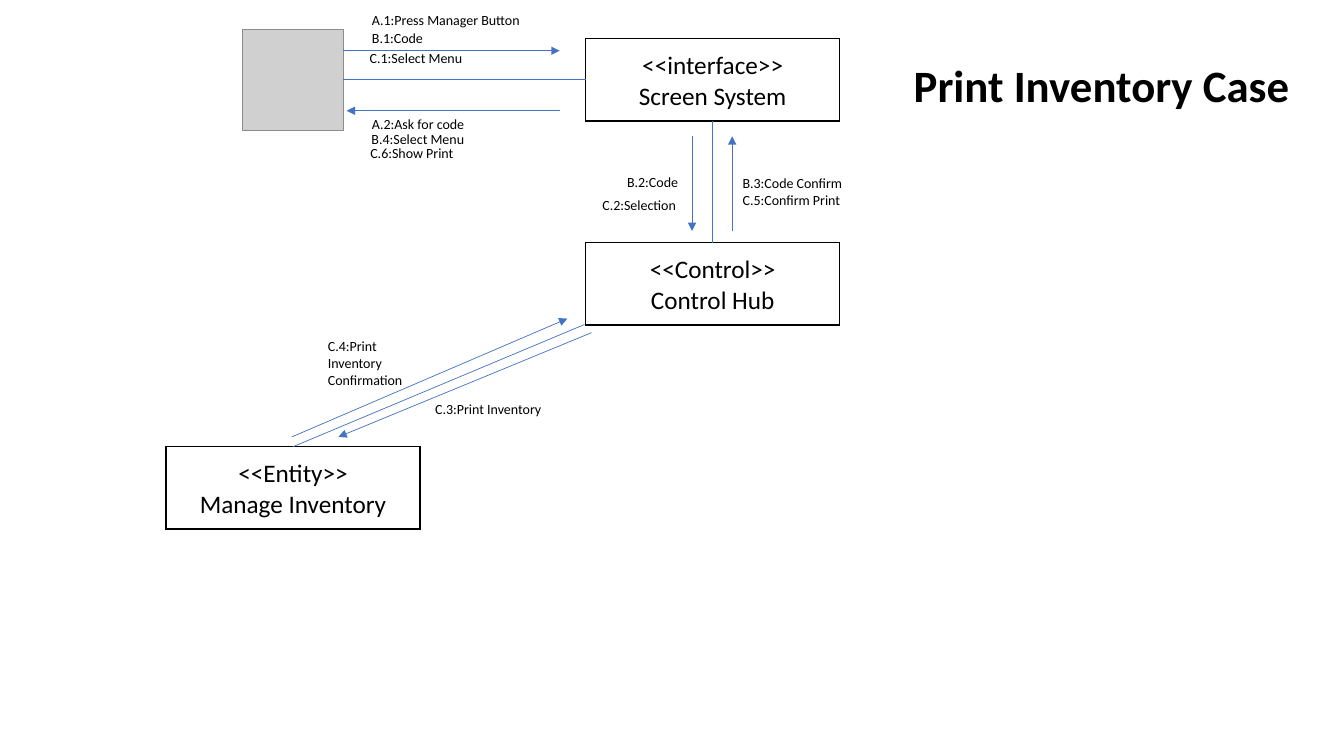
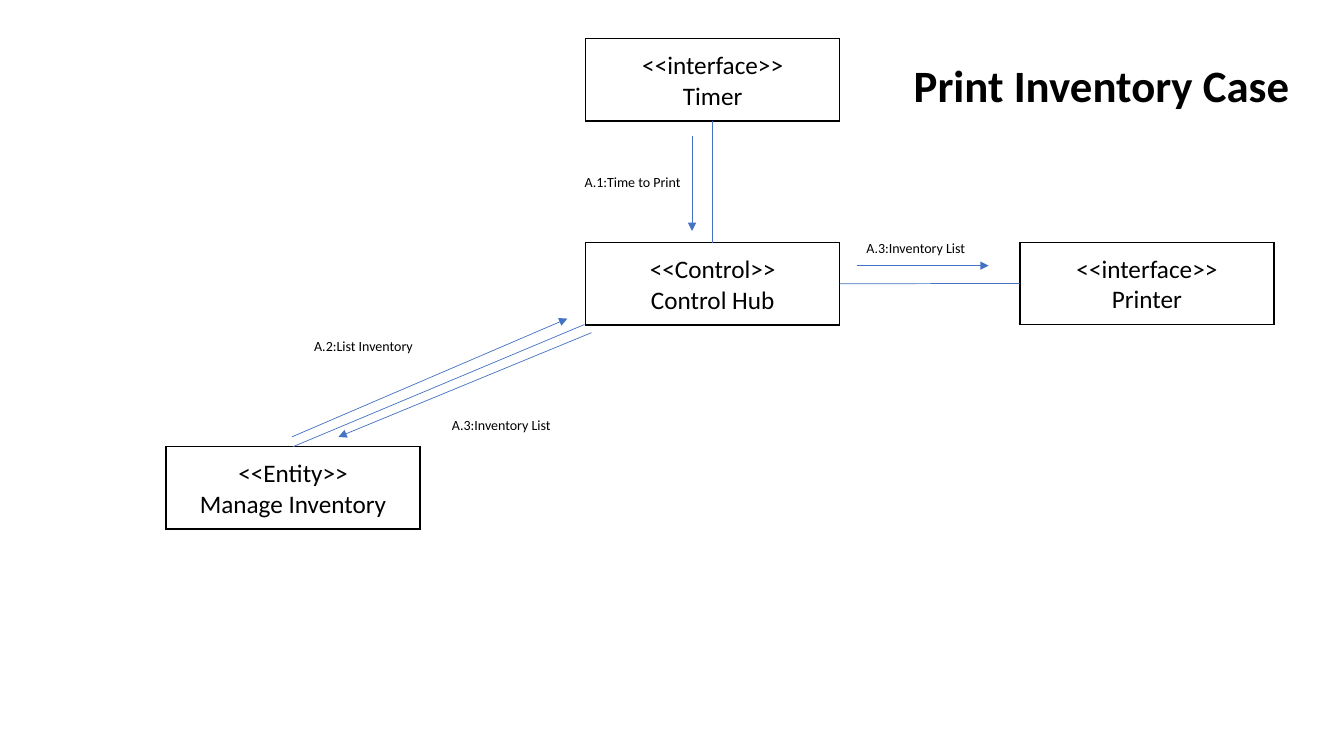
Before and after one commit to maw79/ExcServer, a slide deck: slide 6 of CSENG_PPT.pptx. Drawn at 1344x756 pixels with LibreOffice and Linux fonts; fonts in the diff are those of the drawing; grey boxes stand for pictures. Boxes give left, top, right and bottom in pixels: in the first picture for what was removed or moved away, otherwise in the second. Text is boxed around its words. In the diff, an @@ line names an element or a change of style, - is before the commit and + after.

```diff
--- a/CSENG_PPT.pptx
+++ b/CSENG_PPT.pptx
@@ picture removed at [243,29,344,130] @@
@@ text removed at [372,16,519,28] @@
-A.1:Press Manager Button
@@ arrow removed from (344, 50) to (560, 50) @@
@@ text removed at [370,53,463,63] @@
-C.1:Select Menu
@@ text removed at [372,33,423,43] @@
-B.1:Code
@@ line removed from (344, 80) to (586, 80) @@
@@ text in rectangle at [683,87,742,105]: text changed @@
-Screen System
+Timer
@@ text removed at [372,119,464,129] @@
-A.2:Ask for code
@@ text removed at [370,148,453,158] @@
-C.6:Show Print
@@ text removed at [371,134,465,144] @@
-B.4:Select Menu
@@ arrow removed from (732, 231) to (732, 136) @@
@@ text at [585,177,680,187]: text changed @@
-B.2:Code
+A.1:Time to Print
@@ text removed at [743,178,842,188] @@
-B.3:Code Confirm
@@ text removed at [602,200,676,210] @@
-C.2:Selection
@@ text removed at [743,195,840,205] @@
-C.5:Confirm Print
@@ arrow added from (857, 265) to (989, 265), #4472C4 0.5 pt @@
@@ text at [866,243,965,256]: text changed @@
-C.3:Print Inventory
+A.3:Inventory List
@@ rectangle added at [1020,242,1274,325], fill #FFFFFF, outline #000000 1 pt, 18 pt, text #000000 @@
+<<interface>>
+Printer
@@ arrow moved from (560, 111) - (347, 111) to (1020, 283) - (840, 284) @@
@@ arrow (1020, 283) - (840, 284): arrow to line @@
@@ text at [314,341,413,354]: text changed @@
-C.4:Print Inventory Confirmation
+A.2:List Inventory
@@ text added at [452,420,551,433], 10 pt, text #000000 @@
+A.3:Inventory List
```
Also in this commit, not shown: 10 other slides changed.
